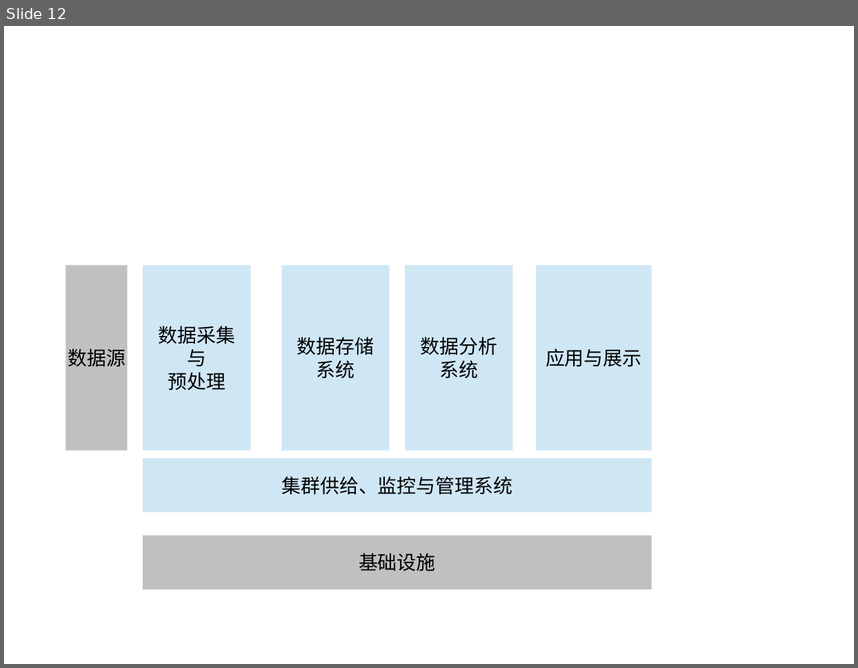
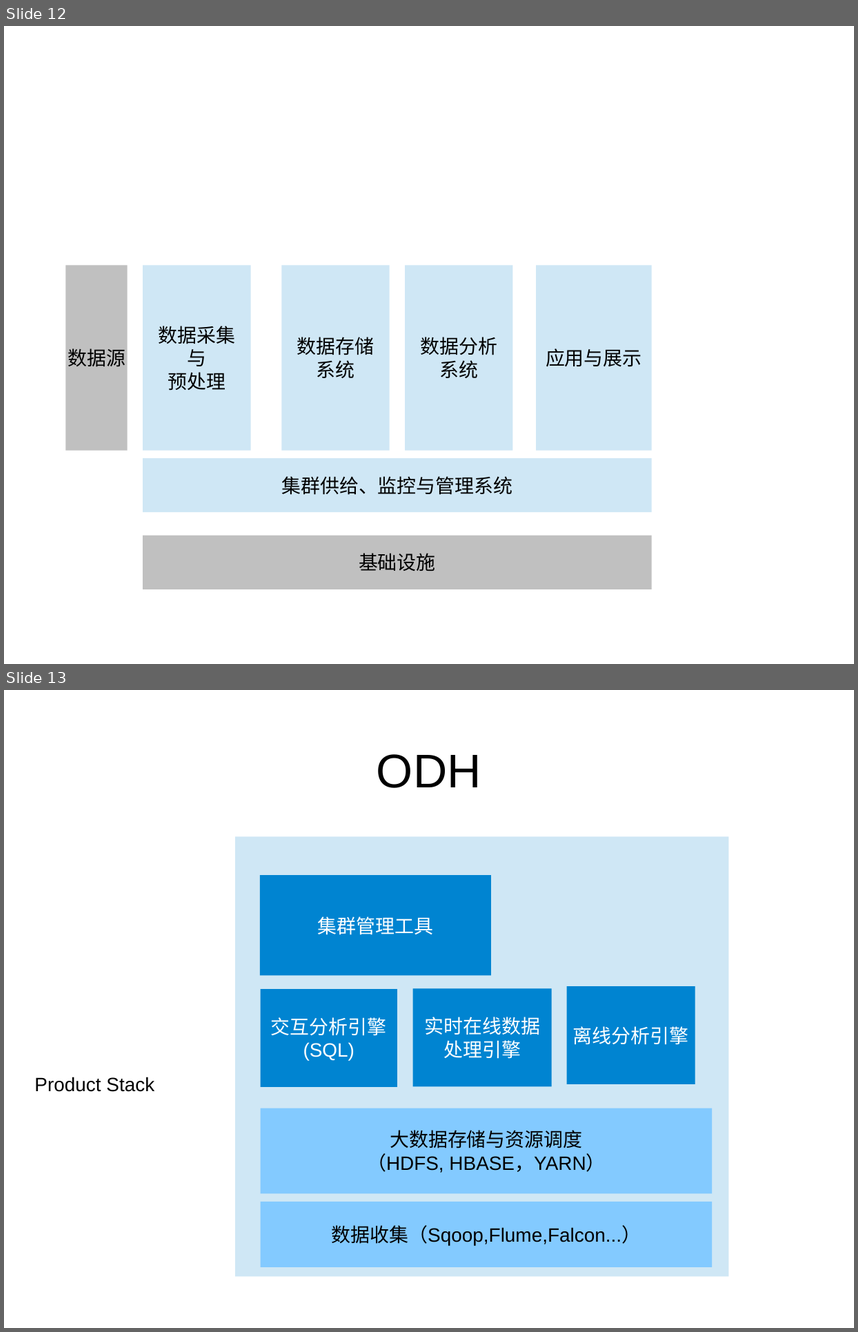
Before and after one commit to zouzhberk/Notes, a slide deck: bigdata/about-bigdata-product.odp. Shown one above the other, each under a label of ours: slide 12 before the commit, slides 12 and 13 after it. The pictures are 858x668 and 858x1332 pixels, drawn with LibreOffice and Linux fonts; fonts in the diff are those of the drawing. Boxes give left, top, right and bottom in pixels: in the first picture for what was removed or moved away, otherwise in the second. Text is boxed around its words. In the diff, an @@ line names an element or a change of style, - is before the commit and + after.

Commit message:
Upate product document.

```diff
--- a/bigdata/about-bigdata-product.odp
+++ b/bigdata/about-bigdata-product.odp
@@ slide 13 added at (x1=4, y1=690, x2=854, y2=1328), background #FFFFFF @@
@@ title added at (x1=377, y1=754, x2=481, y2=788), 44 pt, text #000000 @@
+ODH
@@ rectangle added at (x1=235, y1=836, x2=729, y2=1276), fill #CFE7F5 @@
@@ rectangle added at (x1=260, y1=875, x2=492, y2=976), fill #0084D1, 18 pt, text #FFFFFF @@
+集群管理工具
@@ rectangle added at (x1=261, y1=989, x2=397, y2=1087), fill #0084D1, 18 pt, text #FFFFFF @@
+交互分析引擎
+(SQL)
@@ rectangle added at (x1=413, y1=989, x2=552, y2=1087), fill #0084D1, 18 pt, text #FFFFFF @@
+实时在线数据
+处理引擎
@@ rectangle added at (x1=567, y1=986, x2=695, y2=1084), fill #0084D1, 18 pt, text #FFFFFF @@
+离线分析引擎
@@ text added at (x1=34, y1=1076, x2=154, y2=1092), 18 pt, text #000000 @@
+Product Stack
@@ rectangle added at (x1=261, y1=1108, x2=713, y2=1194), fill #83CAFF, 18 pt, text #000000 @@
+大数据存储与资源调度
+（HDFS, HBASE，YARN）
@@ rectangle added at (x1=261, y1=1201, x2=713, y2=1267), fill #83CAFF, 18 pt, text #000000 @@
+数据收集（Sqoop,Flume,Falcon...）
```
Also in this commit, not shown: 1 other slide added.
